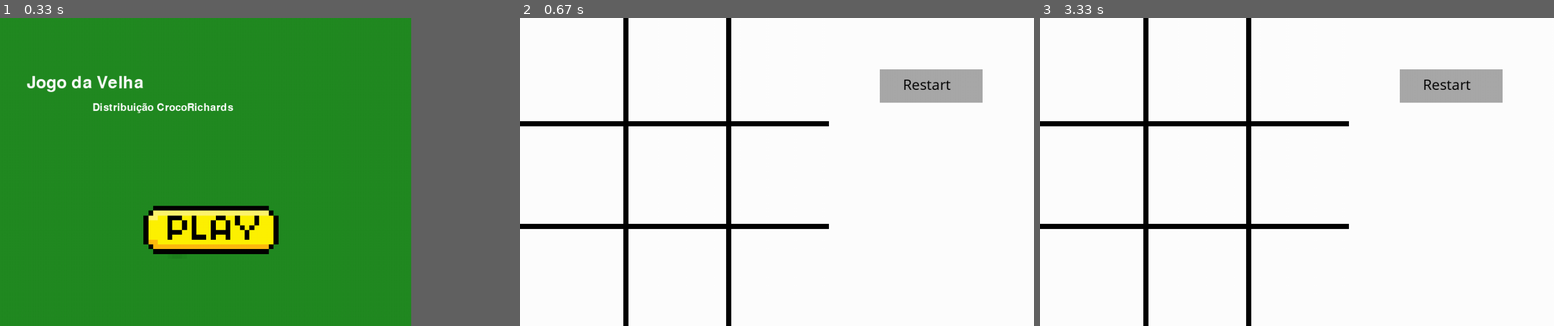
Above: before the commit, frames 1-3 (left to right).
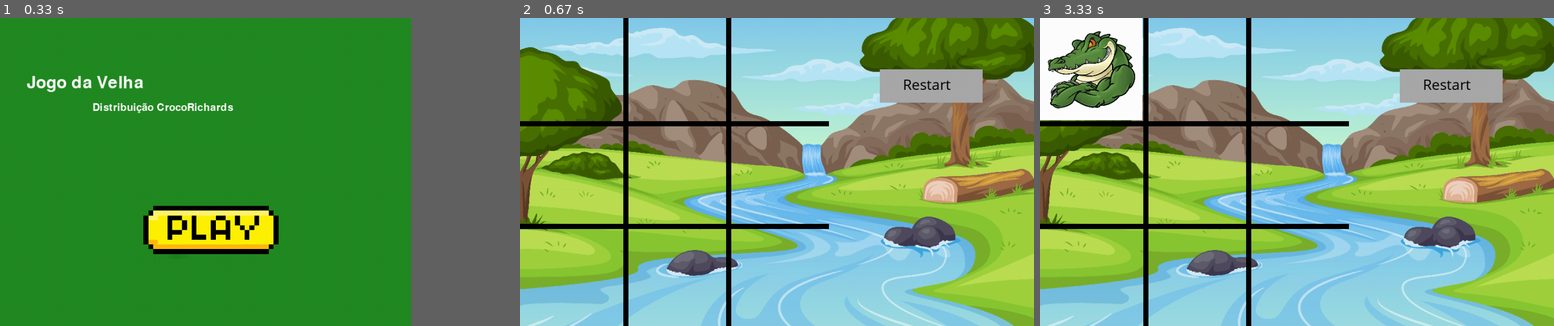
Above: after the commit, the same moments.

Repository: joaovcalmeida/Jogo-do-Velha-Croco
Game: pygame game, started from jogo.py
Two runs of this game, one before a commit and one after it. Both use one fixed random seed, a clock stepped at 60 frames per second and the inputs below.
Inputs (mouse positions are in pixels of both pictures, inside the frame that each line leads up to):
- Up to frame 1 (0.33 s): no input
- Up to frame 2 (0.67 s): click (725, 172) at 0.38 s
- Up to frame 3 (3.33 s): click "Restart" at 0.72 s; click (1101, 104) at 3.12 s

Frame 1 is identical in both runs. In frame 2, 94% of the frame differs, in the area x 0-100%, y 0-100%; in frame 3, 90%.

Commit message:
atualizações

Diff:
--- a/assets.py
+++ b/assets.py
@@ -18,6 +18,7 @@
     assets = {}
     assets[BACKGROUND] = pygame.image.load(os.path.join(IMG_DIR,'6206152.jpg')).convert()
     assets[CROCO_IMG] = pygame.image.load(os.path.join(IMG_DIR, 'crocodilo_jogo_da_velha.jpg')).convert_alpha()
+    assets[CROCO_IMG] = pygame.transform.scale(assets[CROCO_IMG], (199, 199))
     assets[PESSOA_IMG] = pygame.image.load(os.path.join(IMG_DIR,'imagem_pessoa1.jpeg')).convert_alpha()
     assets[PLAY_INICIAL_IMG] = pygame.image.load(os.path.join(IMG_DIR,'play_inicial.png')).convert_alpha()
     assets[PLAY_INICIAL_IMG] = pygame.transform.scale(assets[PLAY_INICIAL_IMG], (300, 300))
--- a/game.py
+++ b/game.py
@@ -23,6 +23,7 @@
 fonte_t1 = pygame.font.SysFont("goudystout", 42)
 fonte_t2 = pygame.font.SysFont("lucidacalligraphy", 30)
 fonte_t3 = pygame.font.SysFont("Comic Sans MS", 30)
+
 
 #Variavéis Click
 
--- a/game_screen.py
+++ b/game_screen.py
@@ -4,11 +4,36 @@
 from assets import *
 from game import *
 
+class Jogador1(pygame.sprite.Sprite):
+   def __init__(self, img, x, y):
+       # Construtor da classe mãe (Sprite).
+       pygame.sprite.Sprite.__init__(self)
+
+       self.image = img
+       self.rect = self.image.get_rect()
+       self.rect.x = x
+       self.rect.y = y
+
+class Jogador2(pygame.sprite.Sprite):
+   def __init__(self, img, x, y):
+       # Construtor da classe mãe (Sprite).
+       pygame.sprite.Sprite.__init__(self)
+
+       self.image = img
+       self.rect = self.image.get_rect()
+       self.rect.x = x
+       self.rect.y = y
+
 
 def game():
     print("entrou no game screen")
+    assets = load_assets()
     window = pygame.display.set_mode((1000, 600))
     window.fill(WHITE)
+
+    #inicializando assets
+    background = pygame.image.load('assets/img/6206152.jpg').convert()
+    background = pygame.transform.scale(background,(1000,600))
 
 
     board_array = [['n', 'n', 'n'],
@@ -21,6 +46,8 @@
     fonte_t2 = pygame.font.SysFont("lucidacalligraphy", 30)
     fonte_t3 = pygame.font.SysFont("Comic Sans MS", 30)
 
+    all_sprites = pygame.sprite.Group()
+
     #Variavéis Click
 
     click_ult_status = 0
@@ -30,7 +57,7 @@
     X_or_O_turn = 'x' # X ou O
     end_game = 0
 
-
+    window.blit(background,(0,0))
     while True:
         # ----- Trata eventos
         for event in pygame.event.get():
@@ -39,6 +66,20 @@
                 return QUIT
                 pygame.quit()
                 quit()
+            if event.type == pygame.MOUSEBUTTONDOWN:
+
+                x_mouse = event.pos[0]
+                y_mouse = event.pos[1]
+                # Criando o jogador1 na posição x = 10 y = 10
+
+                #pygame.draw.line(window, BLACK,(205,0),(205,600),10)
+                if x_mouse < 205 and y_mouse < 205:
+                    x = 0
+                    y = 0
+                    jogador1 = Jogador1(assets[CROCO_IMG], x, y)
+                    all_sprites.add(jogador1)
+                    print("clicou")
+
 
         #Variável posição do Mouse
         mouse = pygame.mouse.get_pos()
@@ -64,4 +105,6 @@
         else:
             click_ult_status = 0
 
+        #desenhando o jogador1
+        all_sprites.draw(window)
         pygame.display.update()
